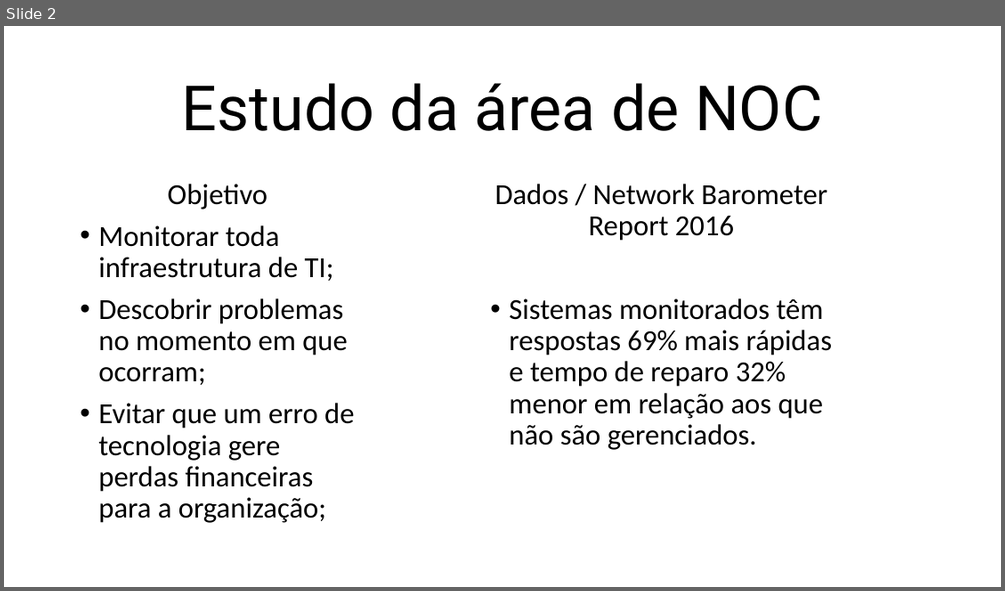
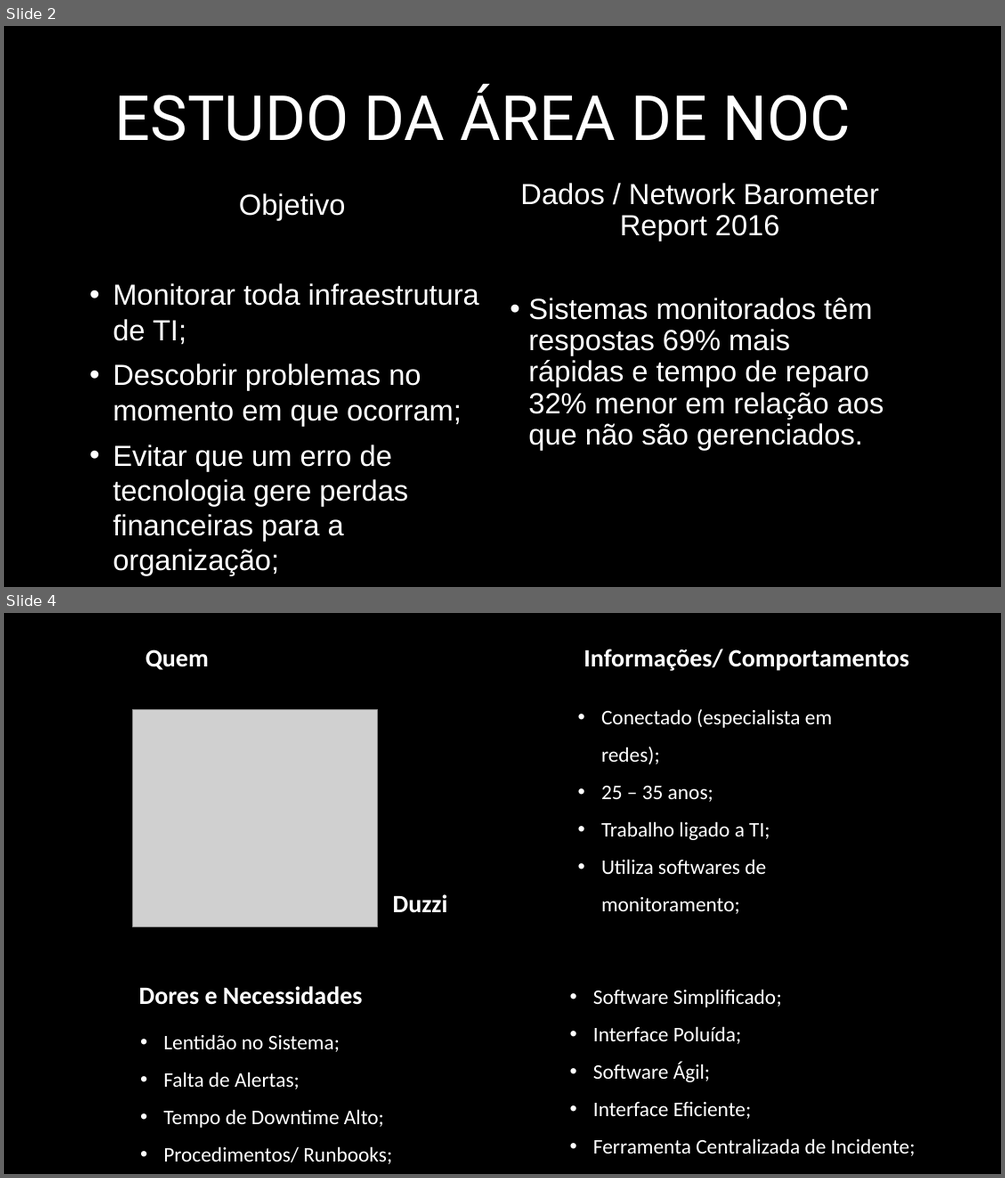
Before and after one commit to lucassilva68/ProjetoII, a slide deck: Documentação/Projeto Monitoramento.pptx. Shown one above the other, each under a label of ours: slide 2 before the commit, slides 2 and 4 after it; the slides between them are not shown. The pictures are 1005x591 and 1005x1178 pixels, drawn with LibreOffice and Linux fonts; fonts in the diff are those of the drawing; grey boxes stand for pictures; background and template pictures are left out. Boxes give left, top, right and bottom in pixels: in the first picture for what was removed or moved away, otherwise in the second. Text is boxed around its words. In the diff, an @@ line names an element or a change of style, - is before the commit and + after.

```diff
--- a/Documentação/Projeto Monitoramento.pptx
+++ b/Documentação/Projeto Monitoramento.pptx
@@ slide 4 added at (4,613,1001,1174), background picture (left out) @@
@@ line added from (502, 613) to (502, 953), #000000 2 pt @@
@@ text added at (146,649,209,670), 24 pt, text #FFFFFF, bold @@
+Quem
@@ text added at (583,649,909,671), 24 pt, text #FFFFFF, bold @@
+Informações/ Comportamentos
@@ picture added at (133,709,378,926) @@
@@ text added at (601,709,832,914), 20 pt, text #FFFFFF @@
+• Conectado (especialista em redes);
+• 25 – 35 anos;
+• Trabalho ligado a TI;
+• Utiliza softwares de monitoramento;
@@ text added at (393,894,448,913), 24 pt, text #FFFFFF, bold @@
+Duzzi
@@ line added from (4, 957) to (1001, 949), #000000 2 pt @@
@@ text added at (139,986,363,1005), 24 pt, text #FFFFFF, bold @@
+Dores e Necessidades
@@ text added at (593,989,915,1156), 20 pt, text #FFFFFF @@
+• Software Simplificado;
+• Interface Poluída;
+• Software Ágil;
+• Interface Eficiente;
+• Ferramenta Centralizada de Incidente;
@@ text added at (163,1034,392,1164), 20 pt, text #FFFFFF @@
+• Lentidão no Sistema;
+• Falta de Alertas;
+• Tempo de Downtime Alto;
+• Procedimentos/ Runbooks;
@@ slide 2 changed as well @@
@@ background #FFFFFF to picture (left out) @@
@@ title at (115,84,850,141): text changed; text colour #000000 to #FFFFFF @@
-Estudo da área de NOC
+ESTUDO DA ÁREA DE NOC
@@ text "Objetivo": place and size @@
-text "Objetivo" at (98,184,354,523)
+text "Objetivo" at (113,193,479,575)
@@ text "Objetivo" at (113,193,479,575): font Calibri to Arial, text colour #000000 to #FFFFFF; line spacing 0.9 to 1; indent changed; vertical alignment top to middle @@
@@ text "Dados / Network Barometer Report ...": place and size @@
-text "Dados / Network Barometer Report ..." at (495,184,832,450)
+text "Dados / Network Barometer Report ..." at (520,183,884,450)
@@ text "Dados / Network Barometer Report ..." at (520,183,884,450): font Calibri to Arial, text colour #000000 to #FFFFFF @@
```
Also in this commit, not shown: 3 other slides changed, 4 other slides added, 1 slide removed.
